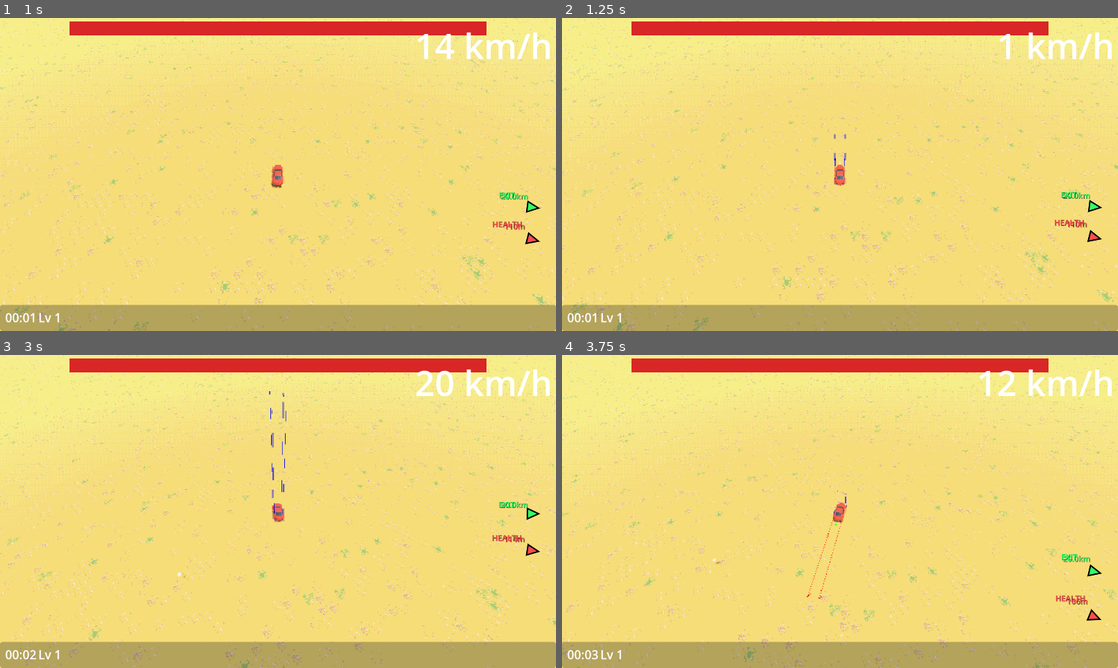
Above: before the commit, frames 1-4 (two rows, left to right).
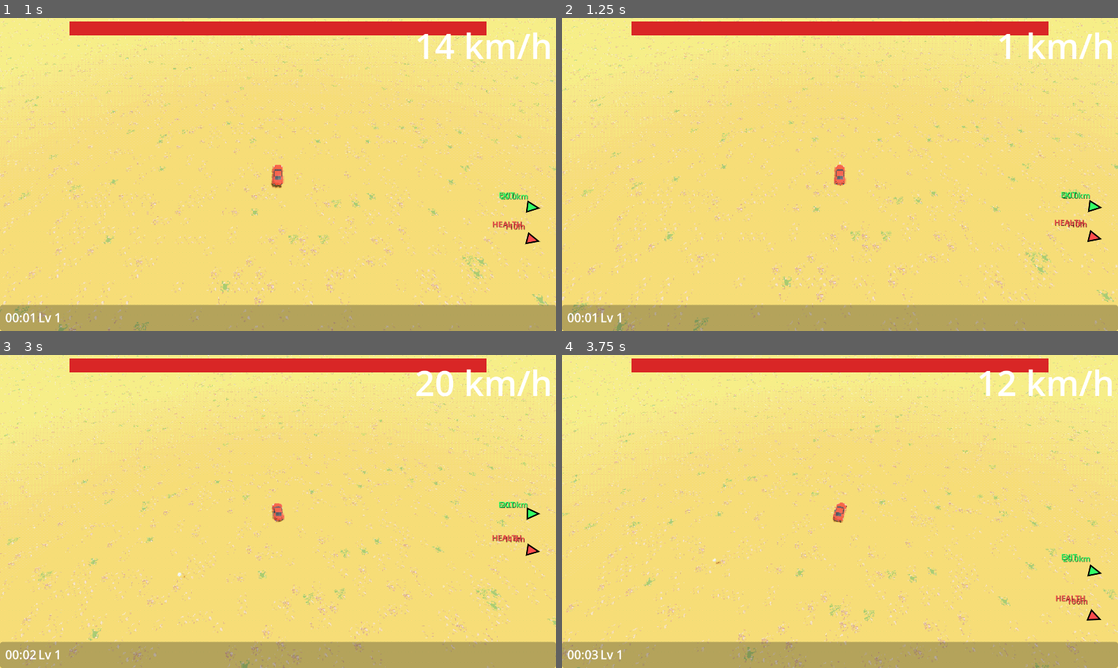
Above: after the commit, the same moments.

Repository: earv1/zom-zom-zoom-3d
Game: Godot game, scene res://scenes/ui/level_select.tscn
Same seed, same stepped clock (60 frames per second), same inputs: the game is played once before the commit and once after it.
Inputs (mouse positions are in pixels of both pictures, inside the frame that each line leads up to):
- Up to frame 1 (1 s): click "MAIN GAME" at 0.5 s
- Up to frame 2 (1.25 s): no input
- Up to frame 3 (3 s): tap Enter at 1.25 s; move the mouse to (400, 495) at 1.27 s; hold H (turn_right) 1.28-2 s; hold Right mouse button (accelerate) 1.28-2 s; click (400, 495) at 1.42 s; tap Space (jump) at 1.52 s; drag from (166, 527) to (250, 574) at 2.02 s; move the mouse to (333, 442) at 2.77 s; hold H (turn_right) from 2.78 s (still down); hold Shift (handbreak) from 2.78 s (still down)
- Up to frame 4 (3.75 s): release H (turn_right) at 3.5 s; release Shift (handbreak) at 3.5 s; drag from (812, 574) to (673, 464) at 3.52 s

Frame 1 is identical in both runs. In frame 2, less than 0.1% of the frame differs, in the area x 48-52%, y 37-52%; in frame 3, 0.1%, in the area x 48-52%, y 11-54%; in frame 4, less than 0.1%.

Commit message:
no debug arrows

Diff:
--- a/scenes/world/car.tscn
+++ b/scenes/world/car.tscn
@@ -50,7 +50,7 @@
 tire_turn_speed = 3.0
 tire_max_turn_degrees = 26
 roll_damping = 10.0
-show_debug = true
+show_debug = false
 
 [node name="CollisionShape3D2" type="CollisionShape3D" parent="."]
 transform = Transform3D(-1, 0, 8.74228e-08, 0, 1, 0, -8.74228e-08, 0, -1, 0, -0.385903, 0)
@@ -69,7 +69,7 @@
 z_brake_traction = 0.5
 is_steer = true
 grip_curve = ExtResource("3_tireback")
-show_debug = true
+show_debug = false
 
 [node name="wheel_nissan2" parent="WheelFL" instance=ExtResource("4_wheelglb")]
 transform = Transform3D(-1, 0, 8.74228e-08, 0, 1, 0, -8.74228e-08, 0, -1, 0, 0, 0)
@@ -94,7 +94,7 @@
 z_brake_traction = 0.5
 is_steer = true
 grip_curve = ExtResource("5_tirefront")
-show_debug = true
+show_debug = false
 
 [node name="wheel_nissan2" parent="WheelFR" instance=ExtResource("4_wheelglb")]
 
@@ -118,7 +118,7 @@
 z_brake_traction = 0.5
 is_motor = true
 grip_curve = ExtResource("3_tireback")
-show_debug = true
+show_debug = false
 
 [node name="wheel_nissan2" parent="WheelRL" instance=ExtResource("4_wheelglb")]
 transform = Transform3D(-1, 0, 8.74228e-08, 0, 1, 0, -8.74228e-08, 0, -1, 0, 0, 0)
@@ -143,7 +143,7 @@
 z_brake_traction = 0.5
 is_motor = true
 grip_curve = ExtResource("3_tireback")
-show_debug = true
+show_debug = false
 
 [node name="wheel_nissan2" parent="WheelRR" instance=ExtResource("4_wheelglb")]
 
--- a/scenes/world/world.gd
+++ b/scenes/world/world.gd
@@ -33,6 +33,14 @@
 	_spawn_level_exit()
 	_setup_objective_marker()
 	_setup_psx_screen()
+
+
+func _unhandled_input(event: InputEvent) -> void:
+	if event is InputEventKey and (event as InputEventKey).pressed and (event as InputEventKey).keycode == KEY_SEMICOLON:
+		var debug_on: bool = not car.get("show_debug")
+		car.set("show_debug", debug_on)
+		for wheel in car.get("wheels"):
+			(wheel as Node).set("show_debug", debug_on)
 
 
 func _spawn_level_exit() -> void:
